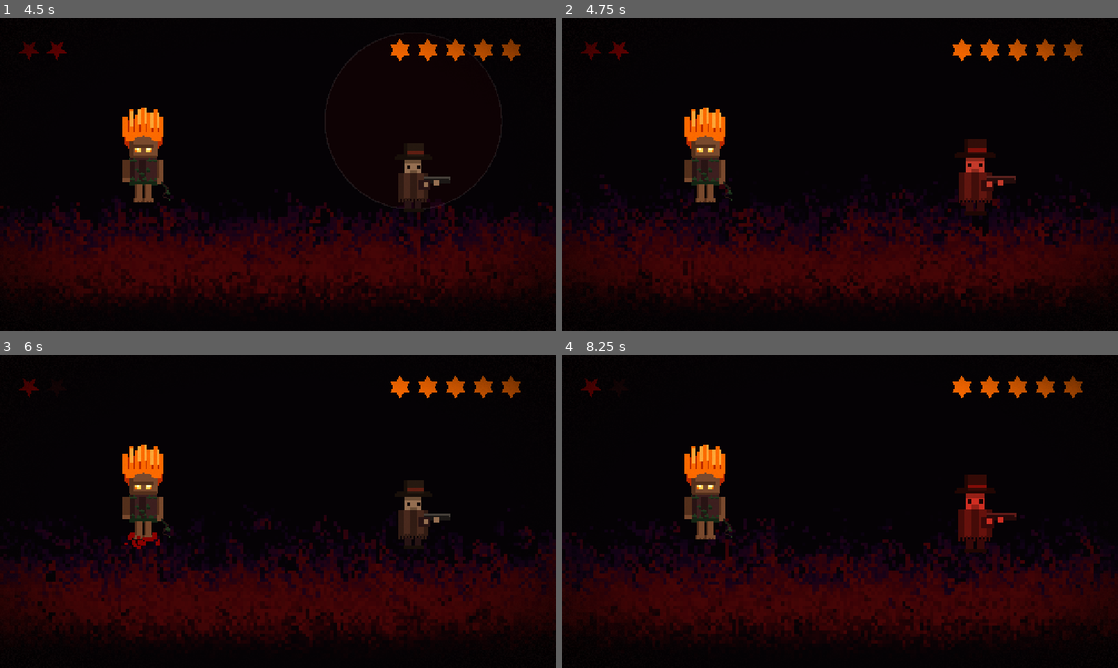
Above: before the commit, frames 1-4 (two rows, left to right).
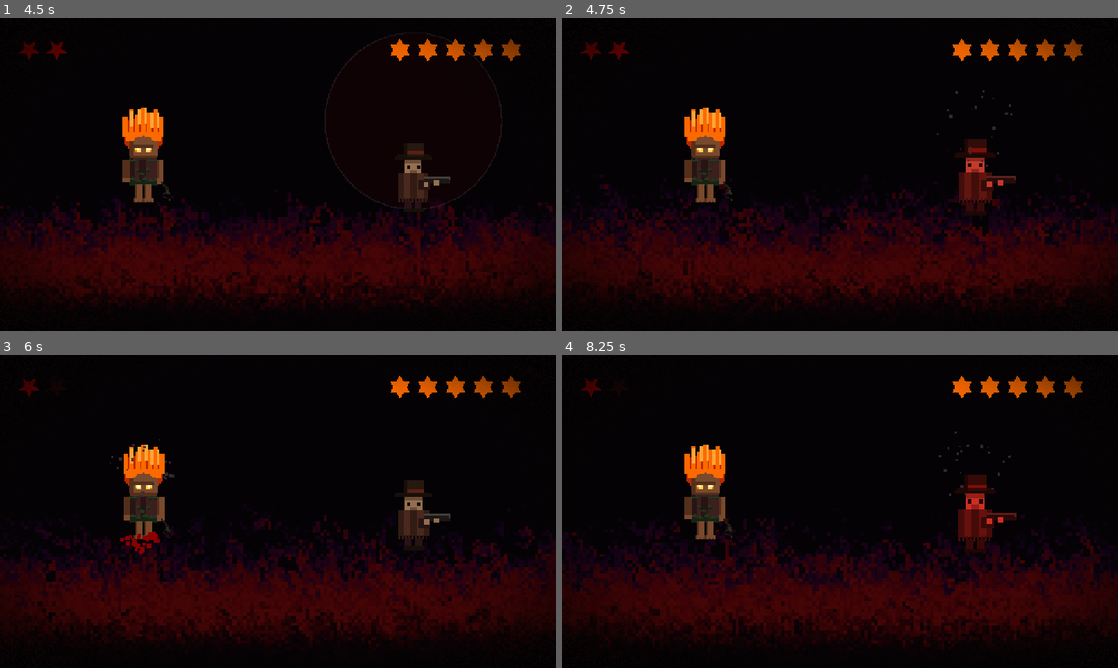
Above: after the commit, the same moments.

Repository: baltazarparra/darkgrid
Game: Godot game, scene res://scenes/ui/main_menu.tscn
Same seed, same stepped clock (60 frames per second), same inputs: the game is played once before the commit and once after it.
Inputs (mouse positions are in pixels of both pictures, inside the frame that each line leads up to):
- Up to frame 1 (4.5 s): click "Iniciar" at 0.5 s; click "Entrar na Floresta" at 1.25 s; tap Enter (ui_accept) at 2, 2.27, 3.5 s; move the mouse to (400, 158) at 2.02 s; hold Right (ui_right) 2.03-2.75 s; hold Shift 2.03-2.75 s; click (400, 158) at 2.17 s; drag from (166, 190) to (250, 237) at 2.77 s; move the mouse to (333, 105) at 3.52 s; hold Right (ui_right) 3.53-4.25 s; tap Ctrl at 3.6 s; drag from (250, 237) to (111, 127) at 4.27 s
- Up to frame 2 (4.75 s): no input
- Up to frame 3 (6 s): move the mouse to (444, 558) at 5.02 s; hold Left (ui_left) 5.03-5.75 s; tap Alt at 5.1 s; tap Enter (ui_accept) at 5.27 s; drag from (111, 464) to (194, 433) at 5.77 s
- Up to frame 4 (8.25 s): move the mouse to (867, 511) at 6.52 s; hold Down (ui_down) 6.53-7.25 s; hold Shift 6.53-7.25 s; click (867, 511) at 6.67 s; drag from (756, 433) to (728, 527) at 7.27 s; move the mouse to (962, 495) at 8.02 s; hold Up (ui_up) from 8.03 s (still down); tap Ctrl at 8.1 s

Frame 1 is identical in both runs. In frame 2, less than 0.1% of the frame differs, in the area x 67-81%, y 23-48%; in frame 3, 0.5%, in the area x 19-81%, y 26-64%; in frame 4, less than 0.1%.

Commit message:
feat(juice): feedback de combate mais punchy e estilhaço no erro
Shake mais agressivo em todos os acertos (crítico 18->26, esquiva e
ataque duplo 15->22), partículas ~2x mais densas e um burst radial
na própria bolha (onde o olho do jogador está), além do burst no alvo.

Erro de ataque, antes totalmente silencioso, agora estilhaça a bolha
(colapso via burst_fail) com partículas escuras dessaturadas + shake
curto e seco. Cores novas derivadas da paleta em constants.gd.

Co-Authored-By: Claude Opus 4.8 <noreply@anthropic.com>

Diff:
--- a/scripts/arena/arena_manager.gd
+++ b/scripts/arena/arena_manager.gd
@@ -162,7 +162,8 @@
 	var damage := _caipora.execute_attack(false)
 	_enemy.take_damage(damage)
 	_sfx.play(_sfx.hit_sound)
-	_feedback.trigger_screenshake(9.0, 0.25)
+	_feedback.trigger_screenshake(13.0, 0.3)
+	_feedback.spawn_bubble_burst(_timing_bubble.position, Constants.COLOR_TELEGRAPH_ENEMY)
 	_feedback.trigger_hit_stop(3)
 
 func _on_double_final_result(result: TimingSystem.TimingResult) -> void:
@@ -175,12 +176,16 @@
 		_enemy.take_damage(damage)
 		_sfx.play(_sfx.timing_perfect_sound, -4.0)
 		_sfx.play(_sfx.hit_sound)
-		_feedback.trigger_screenshake(15.0, 0.45)
+		_feedback.trigger_screenshake(22.0, 0.5)
+		_feedback.spawn_bubble_burst(_timing_bubble_b.position, Constants.COLOR_TELEGRAPH_ENEMY)
 		_feedback.spawn_critical_particles(_enemy.position)
 		_feedback.trigger_hit_stop(4)
 	else:
-		_timing_bubble.hide_bubble()
-		_timing_bubble_b.hide_bubble()
+		_timing_bubble.burst_fail()
+		_timing_bubble_b.burst_fail()
+		_feedback.spawn_fail_particles(_timing_bubble_b.position)
+		_feedback.trigger_screenshake(6.0, 0.18)
+		_sfx.play(_sfx.ui_click_sound, -6.0)
 	if _enemy.health.is_alive():
 		await get_tree().create_timer(_caipora.attack_cooldown).timeout
 		_start_enemy_turn()
@@ -193,11 +198,15 @@
 		_enemy.take_damage(damage)
 		_sfx.play(_sfx.timing_perfect_sound, -4.0)
 		_sfx.play(_sfx.hit_sound)
-		_feedback.trigger_screenshake(18.0, 0.5)
+		_feedback.trigger_screenshake(26.0, 0.55)
+		_feedback.spawn_bubble_burst(_timing_bubble.position, Constants.COLOR_TELEGRAPH_ENEMY)
 		_feedback.spawn_critical_particles(_enemy.position)
-		_feedback.trigger_hit_stop(5)
-	else:
-		_timing_bubble.hide_bubble()
+		_feedback.trigger_hit_stop(6)
+	else:
+		_timing_bubble.burst_fail()
+		_feedback.spawn_fail_particles(_timing_bubble.position)
+		_feedback.trigger_screenshake(6.0, 0.18)
+		_sfx.play(_sfx.ui_click_sound, -6.0)
 	if _enemy.health.is_alive():
 		await get_tree().create_timer(_caipora.attack_cooldown).timeout
 		_start_enemy_turn()
@@ -244,15 +253,17 @@
 		_caipora.dodge_performed.emit()
 		_sfx.play(_sfx.dodge_sound)
 		_sfx.play(_sfx.timing_perfect_sound, -4.0)
-		_feedback.trigger_screenshake(15.0, 0.45)
+		_feedback.trigger_screenshake(22.0, 0.5)
+		_feedback.spawn_bubble_burst(_timing_bubble.position, Constants.COLOR_PARTICLE_DODGE)
 		_feedback.spawn_dodge_particles(_caipora.position)
 		_feedback.trigger_hit_stop(5)
 	else:
-		_timing_bubble.hide_bubble()
+		_timing_bubble.burst_fail()
 		var damage := _enemy.execute_attack(false, _active_enemy_pattern.damage_multiplier)
 		_caipora.take_damage(damage)
 		_sfx.play(_sfx.hit_sound)
-		_feedback.trigger_screenshake(11.0, 0.35)
+		_feedback.trigger_screenshake(14.0, 0.35)
+		_feedback.spawn_fail_particles(_timing_bubble.position)
 		_feedback.spawn_blood_particles(_caipora.position)
 		_feedback.trigger_hit_stop(2)
 
--- a/scripts/systems/feedback_system.gd
+++ b/scripts/systems/feedback_system.gd
@@ -45,26 +45,28 @@
 
 # ─── Partículas ────────────────────────────────────
 func spawn_blood_particles(at_position: Vector2) -> void:
-	_spawn_particles(BLOOD_PARTICLES, at_position)
+	# Dobro da densidade base: o golpe espirra muito mais sangue (tom gore).
+	_spawn_particles(BLOOD_PARTICLES, at_position, 2.0)
 
 func spawn_critical_particles(at_position: Vector2) -> void:
-	_spawn_particles(CRITICAL_PARTICLES, at_position)
+	_spawn_particles(CRITICAL_PARTICLES, at_position, 2.0)
 	# Segundo burst: faíscas claras overbright (blend aditivo) por cima do sangue,
-	# para a leitura do acerto crítico "estourar" e ficar nítida.
+	# para a leitura do acerto crítico "estourar" e ficar nítida. Mais densa e
+	# violenta que o sangue base.
 	var spark := CPUParticles2D.new()
 	spark.position = at_position
-	spark.amount = 14
-	spark.lifetime = 0.35
+	spark.amount = 28
+	spark.lifetime = 0.4
 	spark.one_shot = true
 	spark.explosiveness = 1.0
 	spark.direction = Vector2(0, -1)
 	spark.spread = 180.0
 	spark.gravity = Vector2(0, 60)
-	spark.initial_velocity_min = 180.0
-	spark.initial_velocity_max = 340.0
-	spark.scale_amount_min = 1.5
-	spark.scale_amount_max = 3.5
-	spark.color = Color(1.0, 0.92, 0.6, 1.0)
+	spark.initial_velocity_min = 220.0
+	spark.initial_velocity_max = 480.0
+	spark.scale_amount_min = 2.0
+	spark.scale_amount_max = 5.0
+	spark.color = Constants.COLOR_PARTICLE_SPARK
 	var glow := CanvasItemMaterial.new()
 	glow.blend_mode = CanvasItemMaterial.BLEND_MODE_ADD
 	spark.material = glow
@@ -80,22 +82,70 @@
 func spawn_dodge_particles(at_position: Vector2) -> void:
 	var p := CPUParticles2D.new()
 	p.position = at_position
-	p.amount = 28
-	p.lifetime = 0.55
+	p.amount = 50
+	p.lifetime = 0.6
 	p.one_shot = true
 	p.explosiveness = 1.0
 	# Spread estreito + blend aditivo: vira um "flash" de alívio limpo, não uma
 	# nuvem dispersa — leitura clara da esquiva perfeita.
 	p.spread = 45.0
 	p.gravity = Vector2(0, -120)
-	p.initial_velocity_min = 90.0
-	p.initial_velocity_max = 200.0
-	p.scale_amount_min = 2.0
-	p.scale_amount_max = 5.0
-	p.color = Color(0.9, 0.95, 1.0, 0.95)
+	p.initial_velocity_min = 120.0
+	p.initial_velocity_max = 280.0
+	p.scale_amount_min = 2.5
+	p.scale_amount_max = 6.0
+	p.color = Constants.COLOR_PARTICLE_DODGE
 	var glow := CanvasItemMaterial.new()
 	glow.blend_mode = CanvasItemMaterial.BLEND_MODE_ADD
 	p.material = glow
+	get_tree().current_scene.add_child(p)
+	p.emitting = true
+	await get_tree().create_timer(p.lifetime + 0.1).timeout
+	if is_instance_valid(p):
+		p.queue_free()
+
+## Estouro radial na posição da bolha no acerto — nasce onde o olho do jogador está,
+## reforçando a leitura do timing. Aditivo (glow) na cor do contexto.
+func spawn_bubble_burst(at_position: Vector2, tint: Color) -> void:
+	var p := CPUParticles2D.new()
+	p.position = at_position
+	p.amount = 32
+	p.lifetime = 0.45
+	p.one_shot = true
+	p.explosiveness = 1.0
+	p.spread = 180.0
+	p.gravity = Vector2.ZERO
+	p.initial_velocity_min = 160.0
+	p.initial_velocity_max = 360.0
+	p.scale_amount_min = 1.5
+	p.scale_amount_max = 4.0
+	p.color = tint
+	var glow := CanvasItemMaterial.new()
+	glow.blend_mode = CanvasItemMaterial.BLEND_MODE_ADD
+	p.material = glow
+	get_tree().current_scene.add_child(p)
+	p.emitting = true
+	await get_tree().create_timer(p.lifetime + 0.1).timeout
+	if is_instance_valid(p):
+		p.queue_free()
+
+## Estilhaço negativo do erro: partículas escuras dessaturadas, blend normal (sem
+## brilho — leitura "morta") que despencam e dispersam rápido. Comunica a falha sem
+## premiar o jogador.
+func spawn_fail_particles(at_position: Vector2) -> void:
+	var p := CPUParticles2D.new()
+	p.position = at_position
+	p.amount = 22
+	p.lifetime = 0.4
+	p.one_shot = true
+	p.explosiveness = 1.0
+	p.spread = 180.0
+	p.gravity = Vector2(0, 320)
+	p.initial_velocity_min = 90.0
+	p.initial_velocity_max = 220.0
+	p.scale_amount_min = 1.5
+	p.scale_amount_max = 3.5
+	p.color = Constants.COLOR_PARTICLE_FAIL
 	get_tree().current_scene.add_child(p)
 	p.emitting = true
 	await get_tree().create_timer(p.lifetime + 0.1).timeout
@@ -106,9 +156,11 @@
 func spawn_impact_particles(at_position: Vector2) -> void:
 	_spawn_particles(BLOOD_PARTICLES, at_position)
 
-func _spawn_particles(scene: PackedScene, at_position: Vector2) -> void:
+func _spawn_particles(scene: PackedScene, at_position: Vector2, amount_scale: float = 1.0) -> void:
 	var particles: CPUParticles2D = scene.instantiate()
 	particles.position = at_position
+	if amount_scale != 1.0:
+		particles.amount = int(particles.amount * amount_scale)
 	get_tree().current_scene.add_child(particles)
 	particles.emitting = true
 	await get_tree().create_timer(particles.lifetime + 0.1).timeout
--- a/scripts/ui/timing_bubble.gd
+++ b/scripts/ui/timing_bubble.gd
@@ -22,6 +22,7 @@
 var _radius: float = RADIUS_MIN
 var _color: Color = Color(1, 1, 1, 0.2)
 var _burst_timer: float = -1.0
+var _burst_fail: bool = false
 var _defense_mode: bool = false
 var _vuln_color: Color = Color.TRANSPARENT
 var _key_hint: String = "up"
@@ -34,8 +35,13 @@
 	if _burst_timer >= 0.0:
 		_burst_timer -= delta
 		var t: float = 1.0 - maxf(0.0, _burst_timer / 0.12)
-		_color = Color(1, 1, 1, lerpf(0.9, 0.0, t))
-		_radius = lerpf(RADIUS_MAX * 0.8, RADIUS_MAX * 1.6, t)
+		if _burst_fail:
+			# Colapso: encolhe e escurece — leitura "morta" da falha, sem expandir.
+			_color = Color(0.2, 0.05, 0.05, lerpf(0.8, 0.0, t))
+			_radius = lerpf(RADIUS_MAX * 0.8, RADIUS_MAX * 0.3, t)
+		else:
+			_color = Color(1, 1, 1, lerpf(0.9, 0.0, t))
+			_radius = lerpf(RADIUS_MAX * 0.8, RADIUS_MAX * 1.6, t)
 		queue_redraw()
 		if _burst_timer <= 0.0:
 			_phase = PHASE_IDLE
@@ -168,8 +174,19 @@
 
 func burst_success() -> void:
 	_phase = PHASE_IDLE
+	_burst_fail = false
 	_burst_timer = 0.12
 	_color = Color(1, 1, 1, 0.9)
 	_radius = RADIUS_MAX * 0.8
 	visible = true
 	queue_redraw()
+
+## Estilhaço de erro: a bolha colapsa (encolhe e escurece) em vez de explodir.
+func burst_fail() -> void:
+	_phase = PHASE_IDLE
+	_burst_fail = true
+	_burst_timer = 0.12
+	_color = Color(0.2, 0.05, 0.05, 0.8)
+	_radius = RADIUS_MAX * 0.8
+	visible = true
+	queue_redraw()
--- a/scripts/utils/constants.gd
+++ b/scripts/utils/constants.gd
@@ -83,6 +83,11 @@
 const COLOR_TELEGRAPH_BOSS := Color(0.5, 0.05, 1.0)     # wind-up do boss (roxo)
 const COLOR_BUBBLE_BOSS := Color(0.55, 0.05, 0.95, 1.0) # bolha de timing do boss
 
+# Partículas de feedback de combate (>1 = overbright p/ glow aditivo intencional).
+const COLOR_PARTICLE_SPARK := Color(1.0, 0.92, 0.6, 1.0)  # faísca de crítico (dourado)
+const COLOR_PARTICLE_DODGE := Color(0.9, 0.95, 1.0, 0.95) # flash de esquiva (azul-claro)
+const COLOR_PARTICLE_FAIL := Color(0.20, 0.18, 0.22, 0.9) # estilhaço de erro (cinza-fumaça morto, deriva de COLOR_STONE_DARK)
+
 # ─── UI Design Tokens (escala de espaçamento / tipografia) ──
 # Padronização AAA: telas e HUD consomem estes tokens, nunca números soltos.
 const SPACE_XS := 8
